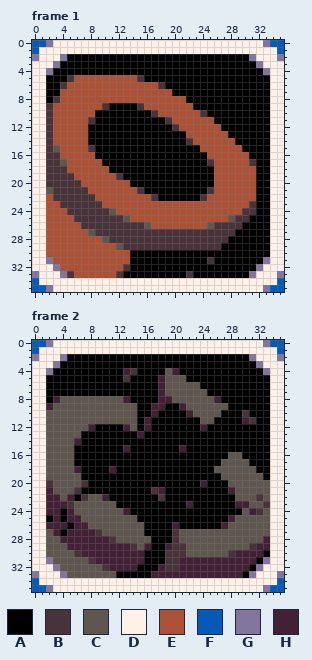
Two versions of one pixel-art file, Assets/pot portrait.aseprite. That is the earlier state.
36x36 pixels, 2 frames. Shown: frame 1, frame 2. The commit also changed other frames, which this record leaves out.
Visible layers, top first: "Layer 2", "Layer 1".
Palette (. is transparent): A #000000  B #49333b  C #5f574f  D #fff1e8  E #ab5236  F #065ab5  G #83769c  H #422136
Pixels before, frame 1, first column x 0:
 0 FFGDDDDDDDDDDDDDDDDDDDDDDDDDDDDDDGFF
 1 FDDDDDDDDDDDDDDDDDDDDDDDDDDDDDDDDDDF
 2 GDDDGAAAAAAAAAAAAAAAAAAAAAAAAAAGDDDG
 3 DDDGAAAAAAAAAAAAAAAAAAAAAAAAAAAAGDDD
 4 DDGAAAAAAAAAAAAAAAAAAAAAAAAAAAAAAGDD
 5 DDAAABEEEEEEEEEBAAAAAAAAAAAAAAAAAADD
 6 DDAABEEEEEEEEEEEEEBAAAAAAAAAAAAAAADD
 7 DDAAEEEEEEEEEEEEEEEEAAAAAAAAAAAAAADD
 8 DDABEEEEEEEEEEEEEEEEEEAAAAAAAAAAAADD
 9 DDBEEEEEEEBAAAABEEEEEEEAAAAAAAAAAADD
10 DDBEEEEEEAAAAAAAABEEEEEEBAAAAAAAAADD
11 DDBEEEEEBAAAAAAAAAABEEEEEEAAAAAAAADD
12 DDBEEEEEAAAAAAAAAAAABEEEEEEAAAAAAADD
13 DDBEEEEEAAAAAAAAAAAAAAEEEEEEAAAAAADD
14 DDBEEEEEAAAAAAAAAAAAAABEEEEEEAAAAADD
15 DDBCEEEEBAAAAAAAAAAAAAAAEEEEEEAAAADD
16 DDBBEEEEEAAAAAAAAAAAAAAAAEEEEEEAAADD
17 DDBBCEEEEEAAAAAAAAAAAAAAABEEEEEBAADD
18 DDBBBEEEEEEAAAAAAAAAAAAAAAEEEEEEAADD
19 DDBBBBEEEEEEBAAAAAAAAAAAAAEEEEEEAADD
20 DDBBBBBEEEEEEEAAAAAAAAAAAAEEEEEEAADD
21 DDCBBBBBEEEEEEEBAAAAAAAAABEEEEEEAADD
22 DDEBBBBBBEEEEEEEEBAAAAAABEEEEEEEAADD
23 DDEEBBBBBBEEEEEEEEEEEEEEEEEEEEEBAADD
24 DDEEEBBBBBBCEEEEEEEEEEEEEEEEEEBBAADD
25 DDEEEEBBBBBBBCEEEEEEEEEEEEEECBBAAADD
26 DDEEEEEBBBBBBBBBCEEEEEEEECBBBBAAAADD
27 DDEEEEEECBBBBBBBBBBBBBBBBBBBBAAAAADD
28 DDEEEEEEEECBBBBBBBBBBBBBBBBBAAAAAADD
29 DDEEEEEEEEEECBBBBBBBBBBBBBBAAAAAAADD
30 DDEEEEEEEEEEEEAAAAAAAAAAAAAAAAAAAADD
31 DDGEEEEEEEEEEEAAAAAAAAAAABAAAAAAAGDD
32 DDDGEEEEEEEEEBAAAAAAAAAAAAAAAAAAGDDD
33 GDDDGBEEEEEEBAAAAAAAAABAAAAAAAAGDDDG
34 FDDDDDDDDDDDDDDDDDDDDDDDDDDDDDDDDDDF
35 FFGDDDDDDDDDDDDDDDDDDDDDDDDDDDDDDGFF
Pixels before, frame 2, first column x 0:
 0 FFGDDDDDDDDDDDDDDDDDDDDDDDDDDDDDDGFF
 1 FDDDDDDDDDDDDDDDDDDDDDDDDDDDDDDDDDDF
 2 GDDDGAAAAAAAAAAAAAAAAAAAAAAAAAAGDDDG
 3 DDDGAAAAAAAAAAAAAAAAAAAAAAAAAAAAGDDD
 4 DDGAAAAAAAAAAHBAAAACHAAAAAAAAAAAAGDD
 5 DDAAAAAAAAAAABAAAAHCCCAAAAAAAAAAAADD
 6 DDAAAAAAAAAAAAAAAAHCCCCCAAAAAAAAAADD
 7 DDAAAAAAAAAAAAAAAAHCCCCCCAAAAAAAAADD
 8 DDAHCCCCCCCCCHAAAAHHCCCCCCHAAAAAAADD
 9 DDHCCCCCCCCCCCCAAHHAAHCCCCCCAAAAAADD
10 DDCCCCCCCCCCCCCAAHAAAAHCCCCAAABAAADD
11 DDCCCCCCCCCCCCCAHAAAAAAACCAAAAHBAADD
12 DDCCCCCCHAAAAHCAHAAAAAAAHAAAAAAAAADD
13 DDCCCCCAAAAAAAAHAAAAAAAAAAAAAAAAAADD
14 DDCCCCHAAAAAAAAAAAAAAAAAAAAAAAAAAADD
15 DDCCCCAAAAAAAHAAAAAAAHAAAAAAAAAAAADD
16 DDCCCCAAAAAAAAAAAAAAAAAAAAAACCAAAADD
17 DDCCCCAAAAAAAAAAAAAAAAAAAAACCCCAAADD
18 DDCCCCHAAAAHAAAAAAAAAAAAAACCCCCCAADD
19 DDCCCCCAAAAAAAAAAAAAAAAAAAACCCCCCADD
20 DDBCCCCBAAAAAAAAAAAAAAAAHAAACCCCCCDD
21 DDHCCCBAAAAAAAAAABHAAAAAAAAAHCCCCCDD
22 DDHHCHABCCHAAAAAAABAAAAAAAAAACCCBCDD
23 DDHHHBCCCCCCAAAAAAAAAAHAAAAAAHHCCBDD
24 DDHHAHCCCCCCCHAAAAAAAAAAAAAAAACHBCDD
25 DDAHAHHCCCCCCCCAAAAAAAAAAAAAHCCCCCDD
26 DDHHHAHHCCCCCCCCAAAAHAAAAAAHCCCCCCDD
27 DDCHAHHHHBCCCCCCAAAABCCCCCCCCCCCCCDD
28 DDCCHHHHHHHBCCCCCAAABCCCCCCCCCCCCHDD
29 DDCCCHHHHHHHHHBCHAAHBBCCCCCCCCCBHHDD
30 DDCCCCBHHHHHHHHHAAABBBCCCCCCBHHHHADD
31 DDGCCCCCBHHHHHHHAAABBHHHHHHHHHHHAGDD
32 DDDGCCCCCCBHHHHAAAHBBHHHHHHHHHHAGDDD
33 GDDDGCCCCCCCAAAAAHHHHHHHHHHHHHAGDDDG
34 FDDDDDDDDDDDDDDDDDDDDDDDDDDDDDDDDDDF
35 FFGDDDDDDDDDDDDDDDDDDDDDDDDDDDDDDGFF
And afterwards:
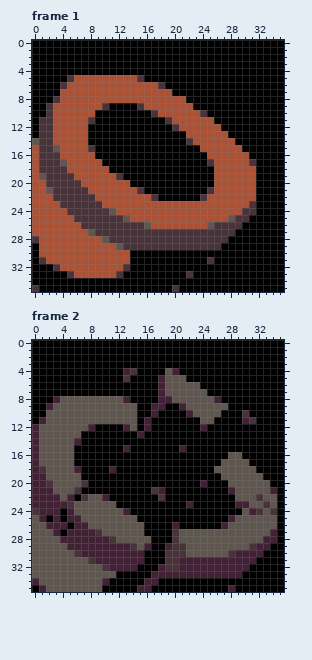
Change:
layer "Layer 2" now hidden
Frame 1:
y 0: x 0..35 FFGDDDDDDDDDDDDDDDDDDDDDDDDDDDDDDGFF -> AAAAAAAAAAAAAAAAAAAAAAAAAAAAAAAAAAAA
y 1: x 0..35 FDDDDDDDDDDDDDDDDDDDDDDDDDDDDDDDDDDF -> AAAAAAAAAAAAAAAAAAAAAAAAAAAAAAAAAAAA
y 2: x 0..4 GDDDG -> AAAAA; x 31..35 GDDDG -> AAAAA
y 3: x 0..3 DDDG -> AAAA; x 32..35 GDDD -> AAAA
y 4: x 0..2 DDG -> AAA; x 33..35 GDD -> AAA
y 5..10: x 0..1 DD -> AA; x 34..35 DD -> AA
y 11..13: x 0..1 DD -> AB; x 34..35 DD -> AA
y 14: x 0..1 DD -> CB; x 34..35 DD -> AA
y 15..18: x 0..1 DD -> EB; x 34..35 DD -> AA
y 19: x 0..1 DD -> EC; x 34..35 DD -> AA
y 20..27: x 0..1 DD -> EE; x 34..35 DD -> AA
y 28: x 0..1 DD -> BE; x 34..35 DD -> AA
y 29..30: x 0..1 DD -> AE; x 34..35 DD -> AA
y 31: x 0..2 DDG -> ABE; x 33..35 GDD -> AAA
y 32: x 0..3 DDDG -> AAAB; x 32..35 GDDD -> AAAA
y 33: x 0..4 GDDDG -> AAAAA; x 31..35 GDDDG -> AAAAA
y 34: x 0..35 FDDDDDDDDDDDDDDDDDDDDDDDDDDDDDDDDDDF -> AAAAAAAAAAAAAAAAAAAAAAAAAAAAAAAAAAAA
y 35: x 0..35 FFGDDDDDDDDDDDDDDDDDDDDDDDDDDDDDDGFF -> BAAAAAAAAAAAAAAAAAAABAAAAAAAAAAAAAAA
Frame 2:
y 0: x 0..35 FFGDDDDDDDDDDDDDDDDDDDDDDDDDDDDDDGFF -> AAAAAAAAAAAAAAAAAAAAAAAAAAAAAAAAAAAA
y 1: x 0..35 FDDDDDDDDDDDDDDDDDDDDDDDDDDDDDDDDDDF -> AAAAAAAAAAAAAAAAAAAAAAAAAAAAAAAAAAAA
y 2: x 0..4 GDDDG -> AAAAA; x 31..35 GDDDG -> AAAAA
y 3: x 0..3 DDDG -> AAAA; x 32..35 GDDD -> AAAA
y 4: x 0..2 DDG -> AAA; x 33..35 GDD -> AAA
y 5..10: x 0..1 DD -> AA; x 34..35 DD -> AA
y 11: x 0..1 DD -> AH; x 34..35 DD -> AA
y 12..17: x 0..1 DD -> HC; x 34..35 DD -> AA
y 18: x 0..1 DD -> HB; x 34..35 DD -> AA
y 19..20: x 0..1 DD -> HH; x 34..35 DD -> AA
y 21: x 0..1 DD -> HH; x 34..35 DD -> HA
y 22..23: x 0..1 DD -> HH; x 34..35 DD -> CA
y 24: x 0..1 DD -> BH; x 34..35 DD -> BA
y 25: x 0..1 DD -> CH; x 34..35 DD -> CA
y 26: x 0..1 DD -> CC; x 34..35 DD -> CA
y 27..28: x 0..1 DD -> CC; x 34..35 DD -> HA
y 29..30: x 0..1 DD -> CC; x 34..35 DD -> AA
y 31: x 0..2 DDG -> CCC; x 33..35 GDD -> AAA
y 32: x 0..3 DDDG -> CCCC; x 32..35 GDDD -> AAAA
y 33: x 0..4 GDDDG -> CCCCC; x 31..35 GDDDG -> AAAAA
y 34: x 0..35 FDDDDDDDDDDDDDDDDDDDDDDDDDDDDDDDDDDF -> HCCCCCCCCCHAAAAAHHAAAAAAAAAAAAAAAAAA
y 35: x 0..35 FFGDDDDDDDDDDDDDDDDDDDDDDDDDDDDDDGFF -> AHCCCCCCCCAAAAAHHAAAAAAAAAAAHAAAAAAA
Changed places in both pictures, as pixel boxes (x1, y1, x2, y2):
changed: (32, 40, 284, 292)
changed: (32, 340, 284, 592)
